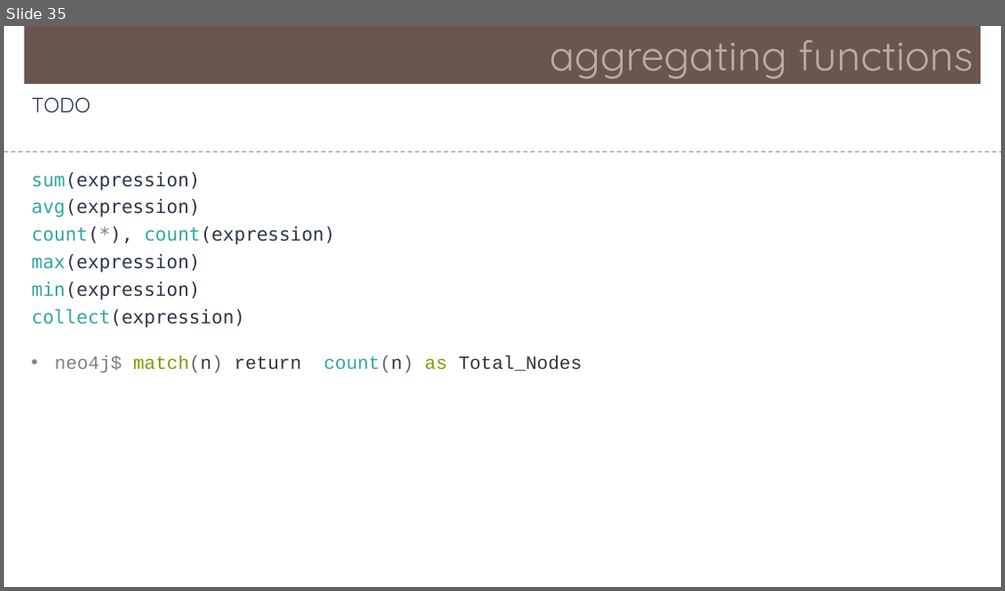
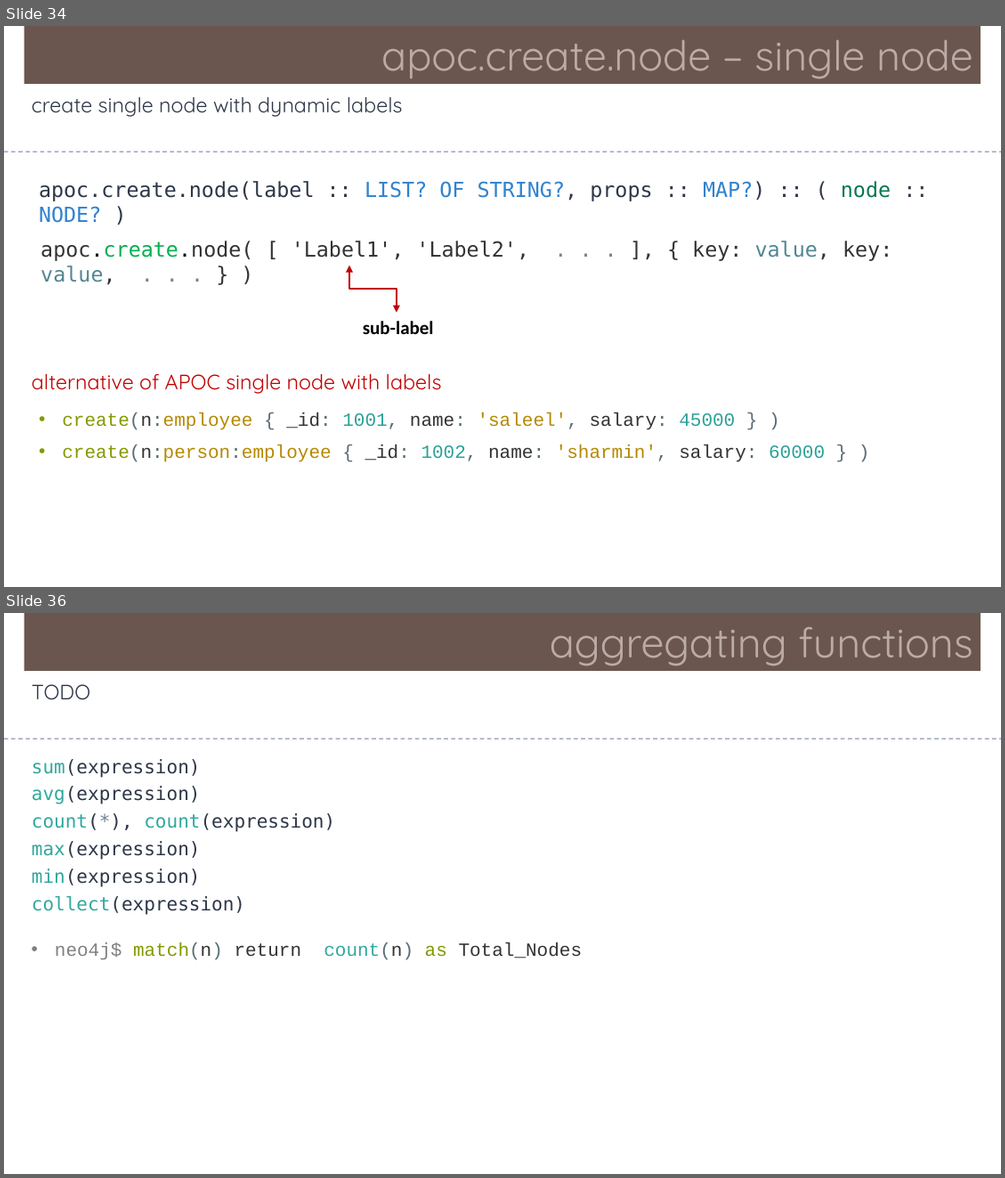
Before and after one commit to Saleel-Bagde/PPT-s, a slide deck: Neo4j.pptx. Shown one above the other, each under a label of ours: slide 35 before the commit, slides 34 and 36 after it; the slides between them are not shown. The pictures are 1005x591 and 1005x1178 pixels, drawn with LibreOffice and Linux fonts; fonts in the diff are those of the drawing. Boxes give left, top, right and bottom in pixels: in the first picture for what was removed or moved away, otherwise in the second. Text is boxed around its words. In the diff, an @@ line names an element or a change of style, - is before the commit and + after.

```diff
--- a/Neo4j.pptx
+++ b/Neo4j.pptx
@@ slide 34 added at [4,26,1001,587], background #FFFFFF @@
@@ rectangle added at [24,26,980,84], fill #6A5650, 40 pt, text #BCABA5 @@
+apoc.create.node – single node
@@ text added at [32,97,403,117], 20 pt, text #2D3748 @@
+create single node with dynamic labels
@@ line added from (4, 151) to (1001, 151), #6E78A0 0.99 pt dashed @@
@@ text added at [39,181,890,201], 20 pt, text #2D3748 @@
+apoc.create.node(label :: LIST? OF STRING?, props :: MAP?) :: ( node :: NODE? )
@@ text added at [40,240,892,261], 20 pt, text #333333 @@
+apoc.create.node( [ 'Label1', 'Label2', . . . ], { key: value, key: value, . . . } )
@@ elbow double arrow added from (349, 265) to (396, 313), #C00000 2.25 pt @@
@@ text added at [363,321,434,334], 18 pt, text #000000, bold @@
+sub-label
@@ text added at [32,373,442,394], 20 pt, text #C00000 @@
+alternative of APOC single node with labels
@@ text added at [62,412,825,462], 18 pt, text #B58900 @@
+• create(n:employee { _id: 1001, name: 'saleel', salary: 45000 } )
+• create(n:person:employee { _id: 1002, name: 'sharmin', salary: 60000 } )
@@ what was slide 35 is now slide 36 @@
```
Also in this commit, not shown: 2 slides changed.
